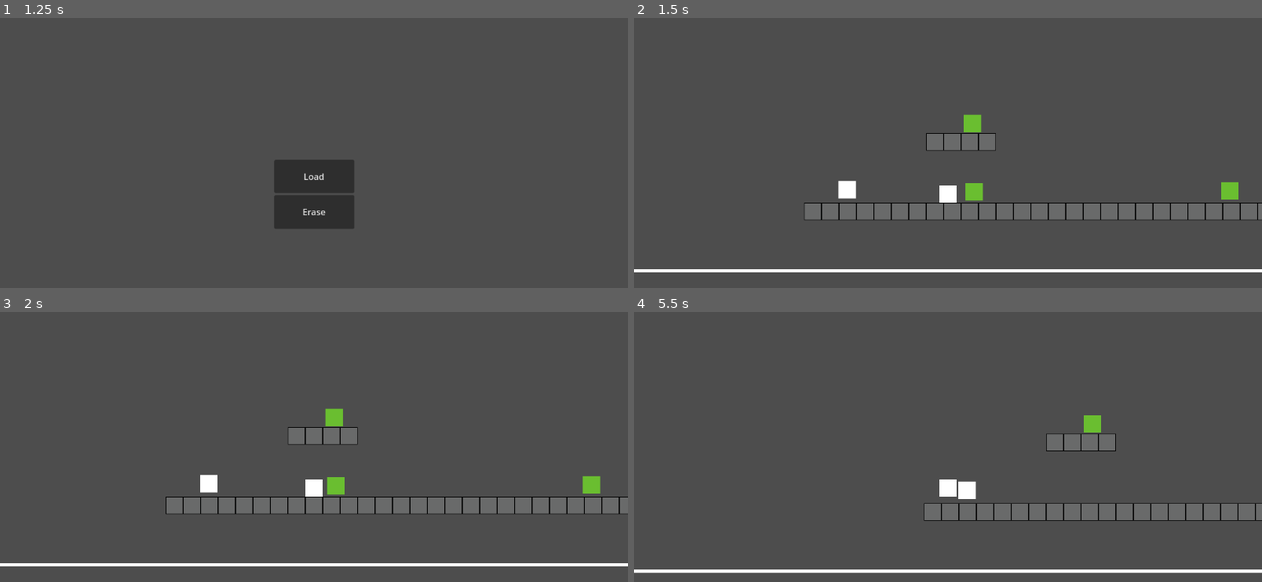
Above: before the commit, frames 1-4 (two rows, left to right).
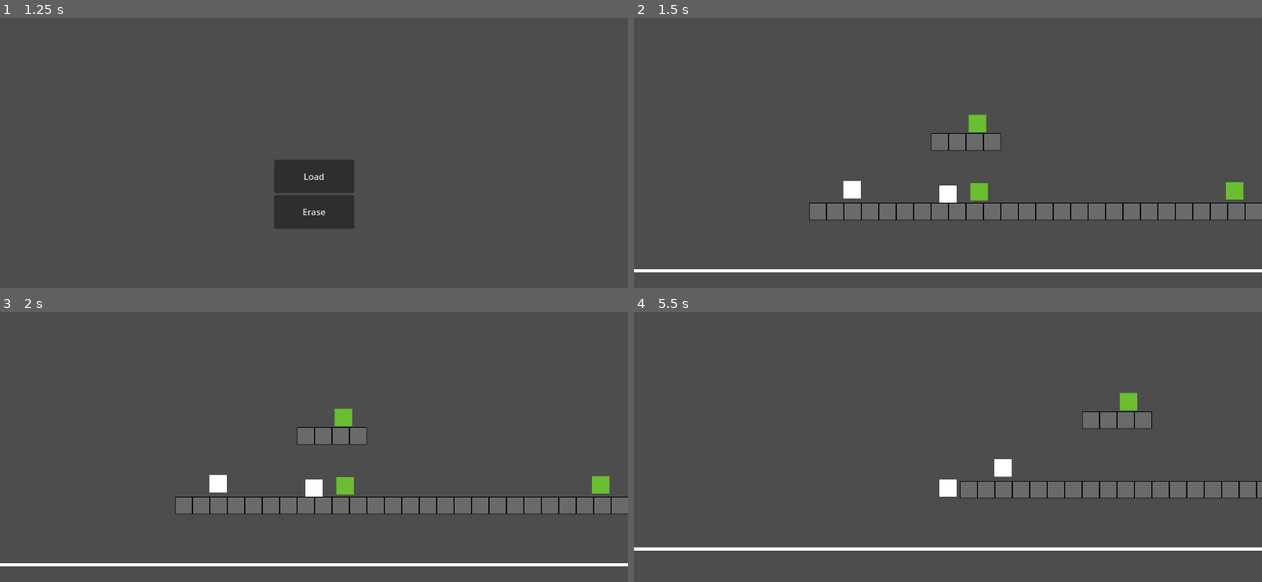
Above: after the commit, the same moments.

Repository: jevonsp/MetroidVania-Component-Test
Game: Godot game, scene res://test/test_game.tscn
Two runs of this game, one before a commit and one after it. Both use one fixed random seed, a clock stepped at 60 frames per second and the inputs below. This scene is started directly instead of the project's main scene.
Inputs:
- Up to frame 1 (1.25 s): tap Enter at 0.5 s; hold D (right) from 0.53 s (still down); hold Shift (dash) from 0.53 s (still down); tap Space (jump) at 0.77, 0.8, 1.07 s
- Up to frame 2 (1.5 s): release D (right) at 1.25 s; release Shift (dash) at 1.25 s; click "Load" at 1.25 s
- Up to frame 3 (2 s): no input
- Up to frame 4 (5.5 s): tap Space (jump) at 2, 2.1, 2.27, 2.57, 3.05, 3.77, 4.07, 4.35, 4.52, 4.82, 5.27 s; hold D (right) 2.03-2.78 s; tap Shift (dash) at 2.3, 3.6, 5.1 s; hold Shift (dash) 2.78-3.53 s; hold A (left) 2.78-5.03 s; hold D (right) from 5.03 s (still down)

Frame 1 is identical in both runs. In frame 2, 1.4% of the frame differs, in the area x 27-100%, y 35-75%; in frame 3, 1.9%; in frame 4, 11%, in the area x 0-100%, y 29-97%.

Commit message:
Saving / Loading Complete!
I had to fix the difference between loading and respawning, and once I figured out that small piece it completely fixed the problem.

Next I'm making more components and hit/hurtboxes + enemies. Just going to keep building out features for a MetroidVania / Action-Platformer mix.

The first move that really lends itself to that will be a ground pound, which could hit switches for puzzles or destroy obstacles to unlock new areas.

Diff:
--- a/level_components/pickup/pickup.gd
+++ b/level_components/pickup/pickup.gd
@@ -2,26 +2,57 @@
 
 @export_subgroup("Pickup Info")
 @export var ability_scene: PackedScene
-@export var ability_name: String = ""
+@export var pickup_id: String = ""
 
 var is_collected: bool = false
+var runtime_collected: bool = false
+
+func _ready() -> void:
+	if not is_in_group("can_save"):
+		add_to_group("can_save")
 
 func _on_body_entered(body: CharacterBody2D) -> void:
 	if body.has_method("_add_ability"):
 		body._add_ability(ability_scene.instantiate())
-		is_collected = true
 		visible = false
-		disconnect("body_entered", Callable(self, "_on_body_entered"))
+		runtime_collected = true
+		if is_connected("body_entered", Callable(self, "_on_body_entered")):
+			disconnect("body_entered", Callable(self, "_on_body_entered"))
 
 func on_save_game(saved_data: Array[SavedData]):
 	var my_data = SavedData.new()
+	my_data.object_id = pickup_id
+	my_data.object_type = "pickup"
+	if runtime_collected:
+		is_collected = true
 	my_data.pickup_state = is_collected
-
+	#region Debug
+	Debug.debug_print("Saving pickup: " + pickup_id + " collected: " + str(is_collected))
+	#endregion
 	saved_data.append(my_data)
 
-func on_before_load_game():
-	get_parent().remove_child(self)
-	queue_free()
+func on_load_game(saved_data: Array[SavedData]) -> void:
+	Debug.debug_print("Pickup checking for ID: '" + pickup_id + "'")
+	for my_data in saved_data:
+		#region Debug
+		Debug.debug_print("Found pickup data with ID: '" + my_data.object_id + "' collected: " + str(my_data.pickup_state))
+		#endregion
+		if my_data.object_id == pickup_id and my_data.object_type == "pickup":
+			is_collected = my_data.pickup_state
+			#region Debug
+			Debug.debug_print("Match found! Pickup " + pickup_id + "was collected: " + str(is_collected))
+			#endregion
+			if is_collected:
+				#region Debug
+				Debug.debug_print("Removing pickup: " + pickup_id)
+				#endregion
+				if is_inside_tree():
+					get_parent().remove_child(self)
+				queue_free()
 
-func on_load_game(saved_data: Array[SavedData]) -> void:
-	pass
+func reset_transient(_saved_data: Array[SavedData]) -> void:
+	if not is_collected:
+		runtime_collected = false
+		visible = true
+		if not is_connected("body_entered", Callable(self, "_on_body_entered")):
+			connect("body_entered", Callable(self, "_on_body_entered"))
--- a/player/dash_comp.gd
+++ b/player/dash/dash_comp.gd
@@ -1,5 +1,6 @@
 class_name DashComponent extends Node
 
+@export var ability_name: String = "dash"
 @export_subgroup("Settings")
 @export var dash_speed: float = 400
 @export var dash_duration: float = 0.3
@@ -29,6 +30,9 @@
 	handle_input(body)
 	handle_dash(body, delta)
 	reset_air_dashes(body)
+
+func get_ability_name() -> String:
+	return ability_name
 
 func handle_input(body: CharacterBody2D) -> void:
 	if not dash_cooldown.is_stopped():
--- a/player/dash_comp.tscn
+++ b/player/dash/dash_comp.tscn
@@ -1,6 +1,6 @@
 [gd_scene load_steps=2 format=3 uid="uid://bvkmptsbvdxwl"]
 
-[ext_resource type="Script" uid="uid://dxsqfytmgl4ge" path="res://player/dash_comp.gd" id="1_216wy"]
+[ext_resource type="Script" uid="uid://dxsqfytmgl4ge" path="res://player/dash/dash_comp.gd" id="1_216wy"]
 
 [node name="DashComp" type="Node" node_paths=PackedStringArray("dash_cooldown")]
 script = ExtResource("1_216wy")
--- a/player/jump_comp.gd
+++ b/player/double_jump/double_jump_comp.gd
@@ -1,8 +1,11 @@
-class_name JumpComponent extends Node
+class_name DoubleJumpCompontent extends Node
 
+@export var ability_name: String = "double_jump"
 @export_subgroup("Settings")
 @export var jump_velocity: float = -450.0
 @export var running_jump_bonus: float = -100
+@export var extra_jump_velocity: float = -400.0
+@export var max_jumps: int = 2
 
 @export_subgroup("Nodes")
 @export var jump_buffer_timer: Timer
@@ -15,9 +18,17 @@
 var is_jumping: bool = false
 var last_frame_on_floor: bool = false
 
+enum JumpState {FLOOR, JUMP, FALL, LAND}
+var state: JumpState = JumpState.FLOOR
+
+var jumps_done: int = 0
+
 func _ready() -> void:
 	player = get_parent()
-	input_comp = player.get_node("InputComp")
+	input_comp = player.input_comp
+	for ability in player.abilities:
+		if ability is JumpComponent:
+			player._remove_ability(ability)
 
 func tick(body: CharacterBody2D, _delta: float) -> void:
 	var want_to_jump = input_comp.jump_pressed or \
@@ -27,10 +38,17 @@
 	handle_jump(body, want_to_jump, jump_released)
 
 func has_just_landed(body: CharacterBody2D) -> bool:
-	return body.is_on_floor() and not last_frame_on_floor and is_jumping
+	var landed = body.is_on_floor() and jumps_done > 0
+	if landed:
+		jumps_done = 0
+	return landed
 
 func is_allowed_to_jump(body: CharacterBody2D, want_to_jump: bool) -> bool:
-	return want_to_jump and (body.is_on_floor() or not coyote_timer.is_stopped())
+	if not want_to_jump:
+		return false
+	if body.is_on_floor() or not coyote_timer.is_stopped():
+		return true
+	return jumps_done < max_jumps
 
 func handle_jump(body: CharacterBody2D, want_to_jump: bool, jump_released: bool) -> void:
 	if has_just_landed(body):
@@ -75,10 +93,21 @@
 		body.velocity.y = 0
 
 func jump(body: CharacterBody2D) -> void:
-	var true_jump_velocity: float = jump_velocity
+	var base_velocity: float
+	var true_jump_velocity: float
+
+	if body.is_on_floor():
+		base_velocity = jump_velocity
+	else:
+		base_velocity = extra_jump_velocity
+
 	if player.running_at_full == true:
-		true_jump_velocity += running_jump_bonus
+		true_jump_velocity = base_velocity + running_jump_bonus
+	else:
+		true_jump_velocity = base_velocity
+
 	body.velocity.y = true_jump_velocity
+	jumps_done += 1
 	jump_buffer_timer.stop()
 	is_jumping = true
 	coyote_timer.stop()
--- a/player/double_jump_comp.tscn
+++ b/player/double_jump/double_jump_comp.tscn
@@ -1,6 +1,6 @@
 [gd_scene load_steps=2 format=3 uid="uid://bwd3p873abne6"]
 
-[ext_resource type="Script" uid="uid://cpya1urgjuhro" path="res://player/double_jump_comp.gd" id="1_xdrwn"]
+[ext_resource type="Script" uid="uid://cpya1urgjuhro" path="res://player/double_jump/double_jump_comp.gd" id="1_xdrwn"]
 
 [node name="DoubleJumpComp" type="Node" node_paths=PackedStringArray("jump_buffer_timer", "coyote_timer")]
 script = ExtResource("1_xdrwn")
--- a/player/gravity_comp.tscn
+++ b/player/gravity/gravity_comp.tscn
@@ -1,6 +1,6 @@
 [gd_scene load_steps=2 format=3 uid="uid://c73ankn3gphvt"]
 
-[ext_resource type="Script" uid="uid://bophpvmq4esvc" path="res://player/gravity_comp.gd" id="1_0l00t"]
+[ext_resource type="Script" uid="uid://bophpvmq4esvc" path="res://player/gravity/gravity_comp.gd" id="1_0l00t"]
 
 [node name="GravityComp" type="Node"]
 script = ExtResource("1_0l00t")
--- /dev/null
+++ b/player/ground_pound/ground_pound_comp.gd
@@ -0,0 +1,28 @@
+class_name GroundPoundComponent extends Node
+
+var player: Player
+var input_comp: InputComponent
+
+var is_jumping: bool = false
+
+func _ready() -> void:
+	player = get_parent()
+	input_comp = player.input_comp
+
+func tick(body: CharacterBody2D, _delta: float) -> void:
+	print("ground pound tick called")
+	update_jumping_state(body)
+	print("ground pound is_jumping: ", is_jumping)
+	print("down_pressed: ", input_comp.down_pressed)
+
+	if (is_jumping) and (input_comp.down_pressed):
+		print("ground pound here")
+		var decel_speed := 400.0
+		body.velocity.x = move_toward(body.velocity.x, 0.0, decel_speed)
+		body.velocity.y = 600
+
+func update_jumping_state(body: CharacterBody2D):
+	if body.is_on_floor():
+		is_jumping = false
+	else:
+		is_jumping = true
--- /dev/null
+++ b/player/ground_pound/ground_pound_comp.tscn
@@ -0,0 +1,6 @@
+[gd_scene load_steps=2 format=3 uid="uid://dsy2belud1fen"]
+
+[ext_resource type="Script" uid="uid://cl5budgqyiffg" path="res://player/ground_pound/ground_pound_comp.gd" id="1_vde4k"]
+
+[node name="GroundPoundComp" type="Node"]
+script = ExtResource("1_vde4k")
--- a/player/input_comp.gd
+++ b/player/input/input_comp.gd
@@ -4,9 +4,12 @@
 var jump_pressed: bool = false
 var dash_pressed: bool = false
 var run_pressed: bool = false
+var down_pressed: bool = false
 
 func _physics_process(_delta: float) -> void:
 	input_horizontal = Input.get_axis("left", "right")
 	jump_pressed = Input.is_action_just_pressed("jump")
 	dash_pressed = Input.is_action_pressed("dash")
 	run_pressed = Input.is_action_pressed("run")
+	down_pressed = Input.is_action_pressed("down")
+	print(input_horizontal)
--- a/player/input_comp.tscn
+++ b/player/input/input_comp.tscn
@@ -1,6 +1,6 @@
 [gd_scene load_steps=2 format=3 uid="uid://crjoahdv0w14b"]
 
-[ext_resource type="Script" uid="uid://dnstf8o7rbbhx" path="res://player/input_comp.gd" id="1_q0nm7"]
+[ext_resource type="Script" uid="uid://dnstf8o7rbbhx" path="res://player/input/input_comp.gd" id="1_q0nm7"]
 
 [node name="InputComp" type="Node"]
 script = ExtResource("1_q0nm7")
--- a/player/double_jump_comp.gd
+++ b/player/jump/jump_comp.gd
@@ -1,10 +1,9 @@
-class_name DoubleJumpCompontent extends Node
+class_name JumpComponent extends Node
 
+@export var ability_name: String = "jump"
 @export_subgroup("Settings")
 @export var jump_velocity: float = -450.0
 @export var running_jump_bonus: float = -100
-@export var extra_jump_velocity: float = -400.0
-@export var max_jumps: int = 2
 
 @export_subgroup("Nodes")
 @export var jump_buffer_timer: Timer
@@ -17,17 +16,9 @@
 var is_jumping: bool = false
 var last_frame_on_floor: bool = false
 
-enum JumpState {FLOOR, JUMP, FALL, LAND}
-var state: JumpState = JumpState.FLOOR
-
-var jumps_done: int = 0
-
 func _ready() -> void:
 	player = get_parent()
-	input_comp = player.input_comp
-	for ability in player.abilities:
-		if ability is JumpComponent:
-			player._remove_ability(ability)
+	input_comp = player.get_node("InputComp")
 
 func tick(body: CharacterBody2D, _delta: float) -> void:
 	var want_to_jump = input_comp.jump_pressed or \
@@ -37,17 +28,10 @@
 	handle_jump(body, want_to_jump, jump_released)
 
 func has_just_landed(body: CharacterBody2D) -> bool:
-	var landed = body.is_on_floor() and jumps_done > 0
-	if landed:
-		jumps_done = 0
-	return landed
+	return body.is_on_floor() and not last_frame_on_floor and is_jumping
 
 func is_allowed_to_jump(body: CharacterBody2D, want_to_jump: bool) -> bool:
-	if not want_to_jump:
-		return false
-	if body.is_on_floor() or not coyote_timer.is_stopped():
-		return true
-	return jumps_done < max_jumps
+	return want_to_jump and (body.is_on_floor() or not coyote_timer.is_stopped())
 
 func handle_jump(body: CharacterBody2D, want_to_jump: bool, jump_released: bool) -> void:
 	if has_just_landed(body):
@@ -92,21 +76,10 @@
 		body.velocity.y = 0
 
 func jump(body: CharacterBody2D) -> void:
-	var base_velocity: float
-	var true_jump_velocity: float
-
-	if body.is_on_floor():
-		base_velocity = jump_velocity
-	else:
-		base_velocity = extra_jump_velocity
-
+	var true_jump_velocity: float = jump_velocity
 	if player.running_at_full == true:
-		true_jump_velocity = base_velocity + running_jump_bonus
-	else:
-		true_jump_velocity = base_velocity
-
+		true_jump_velocity += running_jump_bonus
 	body.velocity.y = true_jump_velocity
-	jumps_done += 1
 	jump_buffer_timer.stop()
 	is_jumping = true
 	coyote_timer.stop()
--- a/player/jump_comp.tscn
+++ b/player/jump/jump_comp.tscn
@@ -1,6 +1,6 @@
 [gd_scene load_steps=2 format=3 uid="uid://d0r2oj4lhcxgq"]
 
-[ext_resource type="Script" uid="uid://cy72jvgarumq0" path="res://player/jump_comp.gd" id="1_1mncp"]
+[ext_resource type="Script" uid="uid://cy72jvgarumq0" path="res://player/jump/jump_comp.gd" id="1_1mncp"]
 
 [node name="JumpComp" type="Node" node_paths=PackedStringArray("jump_buffer_timer", "coyote_timer")]
 script = ExtResource("1_1mncp")
--- a/player/move_comp.gd
+++ b/player/move/move_comp.gd
@@ -1,9 +1,11 @@
 class_name MoveComponent extends Node
 
+@export var ability_name: String = "move"
 @export_subgroup("Settings")
 @export var speed: float = 200
 @export var ground_accel_speed: float = 6.0
 @export var ground_decel_speed:float = 8.0
+@export var ground_turning_speed: float = 20.0
 @export var air_accel_speed: float = 10.0
 @export var air_decel_speed: float = 3.0
 
@@ -24,4 +26,10 @@
 	else:
 		velocity_change_speed = air_accel_speed if direction != 0 else air_decel_speed
 
+	if body.is_on_floor():
+		if sign(body.velocity.x) != sign(input_comp.input_horizontal):
+			print("turning")
+			velocity_change_speed = ground_turning_speed
+
 	body.velocity.x = move_toward(body.velocity.x, direction * speed, velocity_change_speed)
+	print(body.velocity.x)
--- a/player/move_comp.tscn
+++ b/player/move/move_comp.tscn
@@ -1,6 +1,6 @@
 [gd_scene load_steps=2 format=3 uid="uid://xu5h8bq2ttnh"]
 
-[ext_resource type="Script" uid="uid://jvealal5hw17" path="res://player/move_comp.gd" id="1_chh4b"]
+[ext_resource type="Script" uid="uid://jvealal5hw17" path="res://player/move/move_comp.gd" id="1_chh4b"]
 
 [node name="MoveComp" type="Node"]
 script = ExtResource("1_chh4b")
--- a/player/player.gd
+++ b/player/player.gd
@@ -4,9 +4,9 @@
 @export var camera: Camera2D
 @export var gravity_comp: GravityComponent
 @export var input_comp: InputComponent
-@export var move_comp_scene: PackedScene
 
 var abilities: Array[Node] = []
+var ability_registry: Dictionary = {}
 
 var facing_dir: int = 0
 var running_at_full: bool = false
@@ -16,8 +16,12 @@
 @onready var saver_loader = %SaverLoader
 
 func _ready() -> void:
+	setup_ability_registry()
+	print("Registry setup: ", ability_registry.keys())
 	var move_comp = MoveComponent.new()
 	_add_ability(move_comp)
+	var ground_pound_comp = GroundPoundComponent.new()
+	_add_ability(ground_pound_comp)
 
 func _physics_process(delta: float) -> void:
 	if can_save:
@@ -37,6 +41,13 @@
 func get_facing_dir() -> int:
 	return facing_dir
 
+func setup_ability_registry():
+	ability_registry["move"] = preload("res://player/move/move_comp.tscn")
+	ability_registry["run"] = preload("res://player/run/run_comp.tscn")
+	ability_registry["jump"] = preload("res://player/jump/jump_comp.tscn")
+	ability_registry["double_jump"] = preload("res://player/double_jump/double_jump_comp.tscn")
+	ability_registry["dash"] = preload("res://player/dash/dash_comp.tscn")
+
 func _add_ability(ability: Node)-> void:
 	if ability and not abilities.has(ability):
 		abilities.append(ability)
@@ -48,17 +59,50 @@
 		abilities.erase(ability)
 		remove_child(ability)
 
+func restore_ability(ability_name: String):
+	for existing_ability in abilities:
+		print("Checking", existing_ability, "ability_name=", existing_ability.ability_name, "against", ability_name)
+		if existing_ability.ability_name == ability_name:
+			print("Already have ability:", ability_name)
+			return
+	if ability_registry.has(ability_name):
+		var new_ability = ability_registry[ability_name].instantiate()
+		_add_ability(new_ability)
+		print("Restored: ", ability_name)
+	else:
+		print(ability_name, " is unknown")
+
 func save() -> void:
+	print("saving")
 	saver_loader.save_game()
 
 func _respawn() -> void:
-	saver_loader.load_game()
+	print("die here")
+	saver_loader.reset_transient()
+
+func reset_transient(saved_data: Array[SavedData]) -> void:
+	for ability in abilities:
+		remove_child(ability)
+	abilities.clear()
+	on_load_game(saved_data)
 
 func on_save_game(saved_data: Array[SavedData]) -> void:
 	var my_data = SavedData.new()
 	my_data.position = global_position
+	my_data.object_id = "player"
+	my_data.object_type = "player"
+
+	for ability in abilities:
+		print("Saving ability:", ability.ability_name)
+		my_data.abilities.append(ability.ability_name)
 
 	saved_data.append(my_data)
 
 func on_load_game(saved_data: Array[SavedData]) -> void:
-	pass
+	for my_data in saved_data:
+		if my_data.object_id == "player" and my_data.object_type == "player":
+			global_position = my_data.position
+			for ability_name in my_data.abilities:
+				restore_ability(ability_name)
+			print("Player loaded with abilities: ", my_data.abilities)
+			break
--- a/player/player.tscn
+++ b/player/player.tscn
@@ -1,8 +1,8 @@
 [gd_scene load_steps=6 format=3 uid="uid://cruv8x2rdrv6a"]
 
 [ext_resource type="Script" uid="uid://bpvcsg3anknip" path="res://player/player.gd" id="1_4flbx"]
-[ext_resource type="PackedScene" uid="uid://crjoahdv0w14b" path="res://player/input_comp.tscn" id="2_rkbax"]
-[ext_resource type="PackedScene" uid="uid://c73ankn3gphvt" path="res://player/gravity_comp.tscn" id="4_qjkh3"]
+[ext_resource type="PackedScene" uid="uid://crjoahdv0w14b" path="res://player/input/input_comp.tscn" id="2_rkbax"]
+[ext_resource type="PackedScene" uid="uid://c73ankn3gphvt" path="res://player/gravity/gravity_comp.tscn" id="4_qjkh3"]
 
 [sub_resource type="RectangleShape2D" id="RectangleShape2D_yw30f"]
 size = Vector2(17, 16)
--- a/player/run_comp.gd
+++ b/player/run/run_comp.gd
@@ -1,12 +1,13 @@
 class_name RunComponent extends Node
 
-@export var ability_name: String = "RunComponent"
+@export var ability_name: String = "run"
 @export_subgroup("Settings")
 @export var max_speed: float = 200
 @export var max_run_speed: float = 350
 @export var run_speed_time: float = .5
 @export var ground_accel_speed: float = 6.0
 @export var ground_decel_speed:float = 8.0
+@export var ground_turning_speed: float = 30.0
 @export var air_accel_speed: float = 10.0
 @export var air_decel_speed: float = 3.0
 
@@ -42,8 +43,14 @@
 	else:
 		velocity_change_speed = air_accel_speed if direction != 0 else air_decel_speed
 
+	if body.is_on_floor():
+		if sign(body.velocity.x) != sign(input_comp.input_horizontal):
+			print("turning")
+			velocity_change_speed = ground_turning_speed
+
 	body.velocity.x = move_toward(body.velocity.x, direction * current_speed, velocity_change_speed)
 	if current_speed == max_run_speed:
 		player.running_at_full = true
 	else:
 		player.running_at_full = false
+	print(body.velocity.x)
--- a/player/run_comp.tscn
+++ b/player/run/run_comp.tscn
@@ -1,6 +1,6 @@
 [gd_scene load_steps=2 format=3 uid="uid://hqjhuuwjm7gd"]
 
-[ext_resource type="Script" uid="uid://dxp1buoy35jf2" path="res://player/run_comp.gd" id="1_ioqma"]
+[ext_resource type="Script" uid="uid://dxp1buoy35jf2" path="res://player/run/run_comp.gd" id="1_ioqma"]
 
 [node name="RunComp" type="Node"]
 script = ExtResource("1_ioqma")
--- a/resources/saved_data.gd
+++ b/resources/saved_data.gd
@@ -1,5 +1,12 @@
 class_name SavedData extends Resource
 
-@export var position: Vector2
-@export var state: Dictionary = {}
+# Object ID
+@export var object_id: String = ""
+@export var object_type: String = ""
+
+# Player data
+@export var position: Vector2 = Vector2.ZERO
+@export var abilities: Array[String] = []
+
+# Collectables
 @export var pickup_state: bool = false
--- a/saver_loader.gd
+++ b/saver_loader.gd
@@ -23,4 +23,9 @@
 		print("failed to load file")
 		return
 	print("loading file")
+
 	get_tree().call_group("can_save", "on_load_game", saved_game.saved_data)
+
+func reset_transient():
+	var saved_game: SavedGame = load(save_path)
+	get_tree().call_group("can_save", "reset_transient", saved_game.saved_data)
--- a/test/test_world.tscn
+++ b/test/test_world.tscn
@@ -4,11 +4,11 @@
 [ext_resource type="Script" uid="uid://cddpiehn61fjx" path="res://test/test_world.gd" id="1_v2t6q"]
 [ext_resource type="PackedScene" uid="uid://da1n2frvibstw" path="res://levels/tile_map_layer.tscn" id="2_kgdm3"]
 [ext_resource type="PackedScene" uid="uid://cg5tfjve0in7o" path="res://level_components/pickup/pickup.tscn" id="3_aeque"]
-[ext_resource type="PackedScene" uid="uid://xu5h8bq2ttnh" path="res://player/move_comp.tscn" id="3_myfg3"]
-[ext_resource type="PackedScene" uid="uid://d0r2oj4lhcxgq" path="res://player/jump_comp.tscn" id="4_f6u32"]
-[ext_resource type="PackedScene" uid="uid://bwd3p873abne6" path="res://player/double_jump_comp.tscn" id="5_5jhup"]
-[ext_resource type="PackedScene" uid="uid://bvkmptsbvdxwl" path="res://player/dash_comp.tscn" id="6_v2t6q"]
-[ext_resource type="PackedScene" uid="uid://hqjhuuwjm7gd" path="res://player/run_comp.tscn" id="7_kgdm3"]
+[ext_resource type="PackedScene" uid="uid://xu5h8bq2ttnh" path="res://player/move/move_comp.tscn" id="3_myfg3"]
+[ext_resource type="PackedScene" uid="uid://d0r2oj4lhcxgq" path="res://player/jump/jump_comp.tscn" id="4_f6u32"]
+[ext_resource type="PackedScene" uid="uid://bwd3p873abne6" path="res://player/double_jump/double_jump_comp.tscn" id="5_5jhup"]
+[ext_resource type="PackedScene" uid="uid://bvkmptsbvdxwl" path="res://player/dash/dash_comp.tscn" id="6_v2t6q"]
+[ext_resource type="PackedScene" uid="uid://hqjhuuwjm7gd" path="res://player/run/run_comp.tscn" id="7_kgdm3"]
 [ext_resource type="PackedScene" uid="uid://5qjdriciyd3x" path="res://level_components/kill_plane/kill_plane.tscn" id="8_aeque"]
 [ext_resource type="PackedScene" uid="uid://bsflbiwg1kyop" path="res://level_components/save_point/save_point.tscn" id="9_f6u32"]
 [ext_resource type="PackedScene" uid="uid://cm5u1m2qssorm" path="res://level_components/save_point/saver_loader.tscn" id="10_5jhup"]
@@ -34,25 +34,25 @@
 [node name="Jump" parent="Pickups" instance=ExtResource("3_aeque")]
 position = Vector2(312, 588)
 ability_scene = ExtResource("4_f6u32")
-ability_name = "Jump"
+pickup_id = "jump_tut_lvl"
 
 [node name="Run" parent="Pickups" instance=ExtResource("3_aeque")]
 position = Vector2(781, 586)
 priority = 2
 ability_scene = ExtResource("7_kgdm3")
-ability_name = "Run"
+pickup_id = "run_tut_level"
 
 [node name="DoubleJump" parent="Pickups" instance=ExtResource("3_aeque")]
 position = Vector2(309, 462)
 priority = 3
 ability_scene = ExtResource("5_5jhup")
-ability_name = "DoubleJump"
+pickup_id = "double_jump_tut_level"
 
 [node name="Dash" parent="Pickups" instance=ExtResource("3_aeque")]
 position = Vector2(103, 236)
 priority = 4
 ability_scene = ExtResource("6_v2t6q")
-ability_name = "Dash"
+pickup_id = "dash_tut_level"
 
 [node name="KillPlane" parent="." instance=ExtResource("8_aeque")]
 position = Vector2(719, 733.00006)
Renamed: player/dash_comp.gd.uid -> player/dash/dash_comp.gd.uid
Renamed: player/double_jump_comp.gd.uid -> player/double_jump/double_jump_comp.gd.uid
Renamed: player/gravity_comp.gd -> player/gravity/gravity_comp.gd
Renamed: player/gravity_comp.gd.uid -> player/gravity/gravity_comp.gd.uid
Not shown, added: player/ground_pound/ground_pound_comp.gd.uid
Renamed: player/input_comp.gd.uid -> player/input/input_comp.gd.uid
Renamed: player/jump_comp.gd.uid -> player/jump/jump_comp.gd.uid
Renamed: player/move_comp.gd.uid -> player/move/move_comp.gd.uid
Renamed: player/run_comp.gd.uid -> player/run/run_comp.gd.uid
